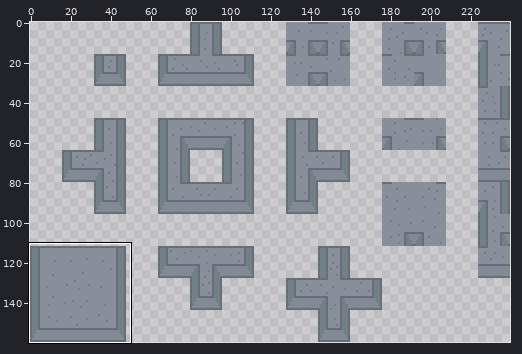
Two versions of one sprite sheet, Assets/_ IslandBoy/Content/Art/Sprites/Tiles/SPR Stone Wall.png. Above, an overview of the earlier version with the close-up marked.
Close-up. Before the commit:
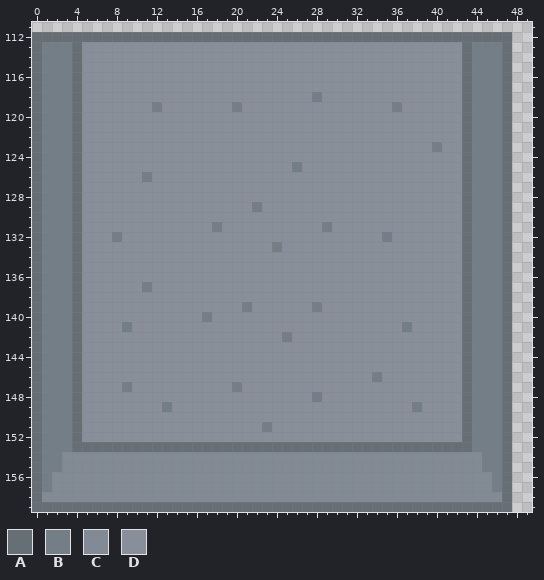
The file is 240x160 pixels. Shown: x 0..49, y 111..159. The commit also changed other parts of the picture, which this record leaves out.
Palette (. is transparent): A #666e76  B #747e86  C #828b95  D #888f9b
After the commit:
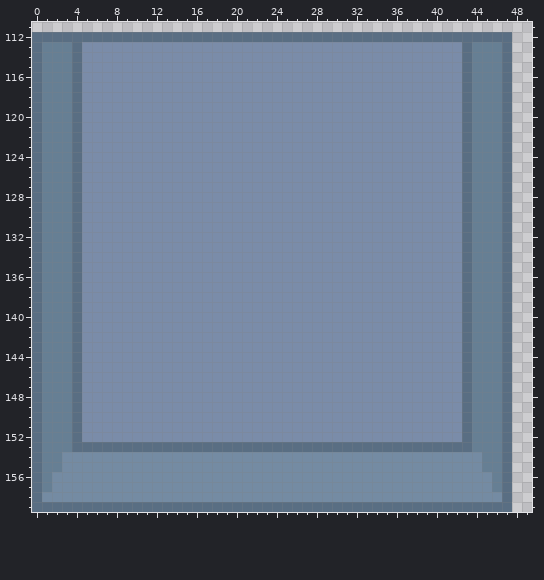
Edits made:
{"colour":"A","old":"#666e76","new":"#596e83"}
{"colour":"B","old":"#747e86","new":"#667f94"}
{"colour":"C","old":"#828b95","new":"#748ba3"}
{"colour":"D","old":"#888f9b","new":"#7a8ca9"}
{"y":118,"x":28,"old":"B","new":"D"}
{"y":119,"x":12,"old":"B","new":"D"}
{"y":119,"x":20,"old":"B","new":"D"}
{"y":119,"x":36,"old":"B","new":"D"}
{"y":123,"x":40,"old":"B","new":"D"}
{"y":125,"x":26,"old":"B","new":"D"}
{"y":126,"x":11,"old":"B","new":"D"}
{"y":129,"x":22,"old":"B","new":"D"}
{"y":131,"x":18,"old":"B","new":"D"}
{"y":131,"x":29,"old":"B","new":"D"}
{"y":132,"x":8,"old":"B","new":"D"}
{"y":132,"x":35,"old":"B","new":"D"}
{"y":133,"x":24,"old":"B","new":"D"}
{"y":137,"x":11,"old":"B","new":"D"}
{"y":139,"x":21,"old":"B","new":"D"}
{"y":139,"x":28,"old":"B","new":"D"}
{"y":140,"x":17,"old":"B","new":"D"}
{"y":141,"x":9,"old":"B","new":"D"}
{"y":141,"x":37,"old":"B","new":"D"}
{"y":142,"x":25,"old":"B","new":"D"}
{"y":146,"x":34,"old":"B","new":"D"}
{"y":147,"x":9,"old":"B","new":"D"}
{"y":147,"x":20,"old":"B","new":"D"}
{"y":148,"x":28,"old":"B","new":"D"}
{"y":149,"x":13,"old":"B","new":"D"}
{"y":149,"x":38,"old":"B","new":"D"}
{"y":151,"x":23,"old":"B","new":"D"}
